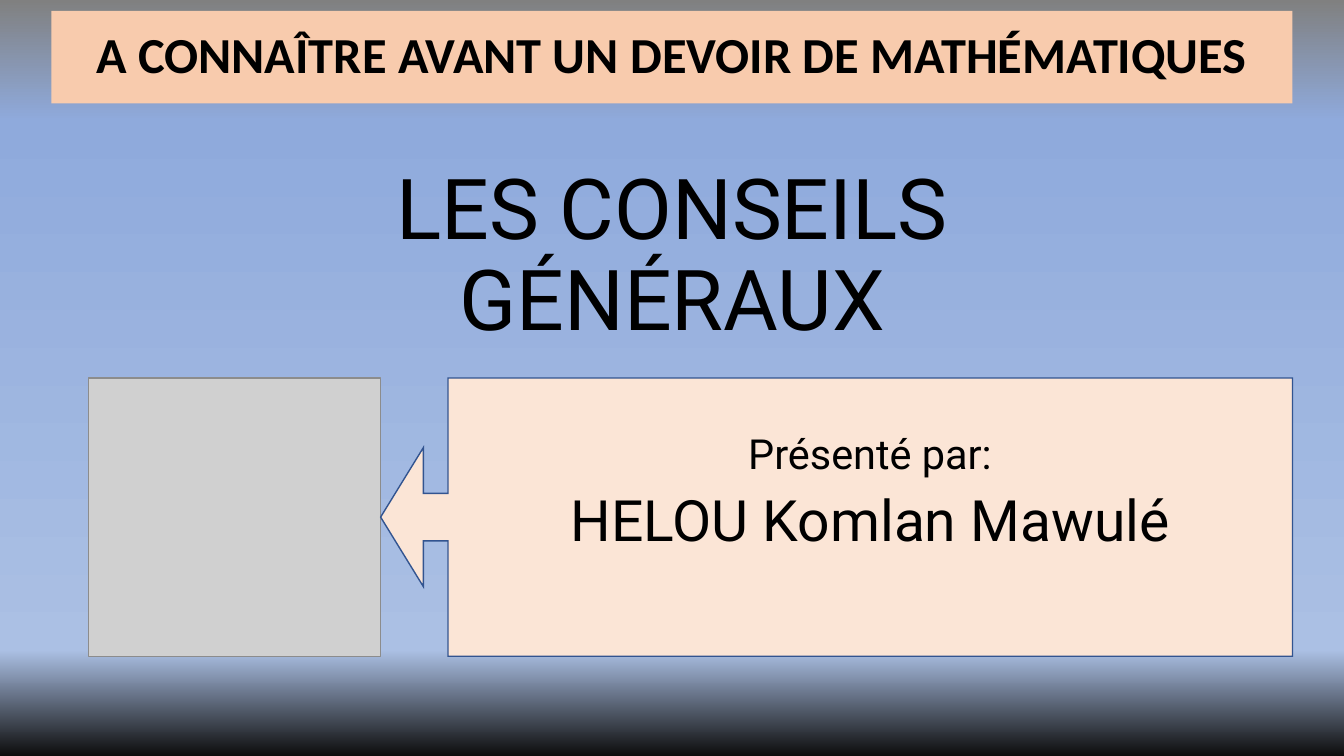
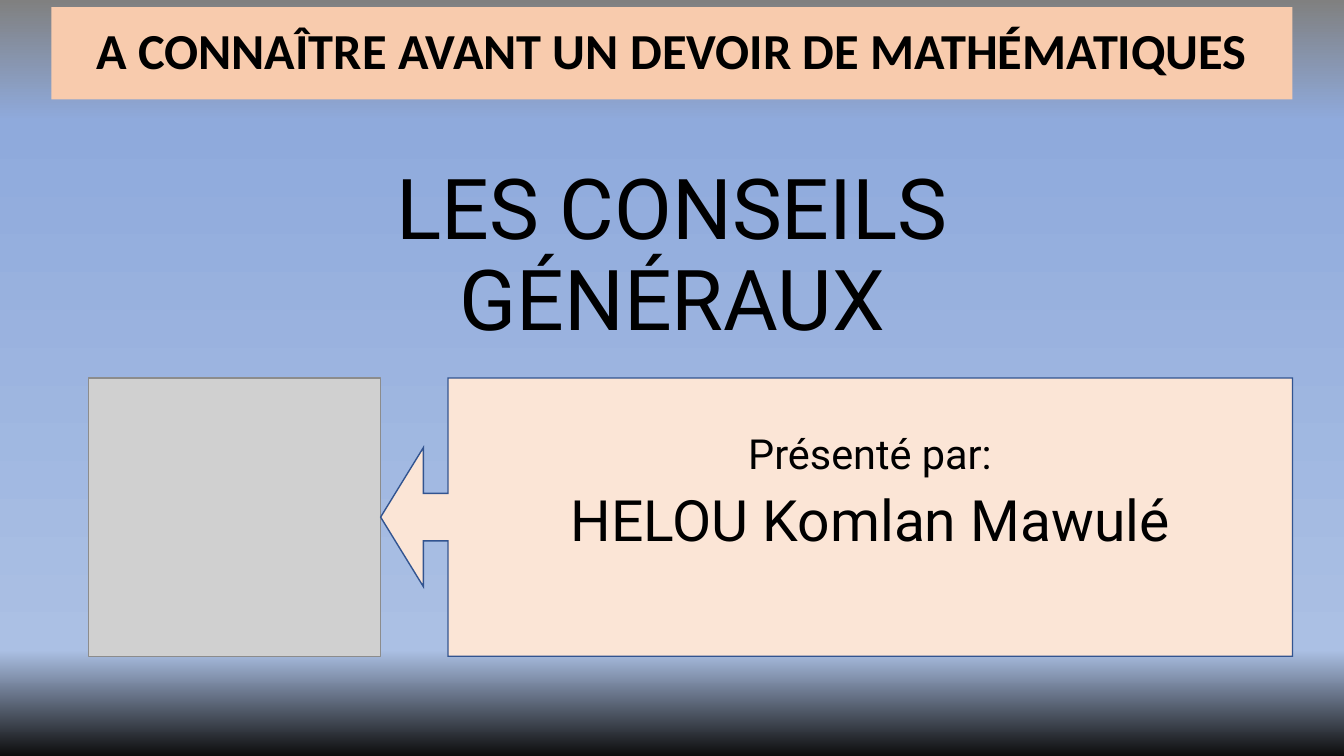
Before and after one commit to Mawule1405/TutorielCours, a slide deck: slide 1 of conseils generaux.pptx. Drawn at 1344x756 pixels with LibreOffice and Linux fonts; fonts in the diff are those of the drawing; grey boxes stand for pictures. Boxes give left, top, right and bottom in pixels: in the first picture for what was removed or moved away, otherwise in the second. Text is boxed around its words. In the diff, an @@ line names an element or a change of style, - is before the commit and + after.

Commit message:
Conseils généraux 2

```diff
--- a/conseils generaux.pptx
+++ b/conseils generaux.pptx
@@ rectangle "A CONNAÎTRE AVANT UN DEVOIR ...": place and size @@
-rectangle "A CONNAÎTRE AVANT UN DEVOIR ..." at bbox=[51, 11, 1293, 104]
+rectangle "A CONNAÎTRE AVANT UN DEVOIR ..." at bbox=[51, 7, 1293, 100]
```
